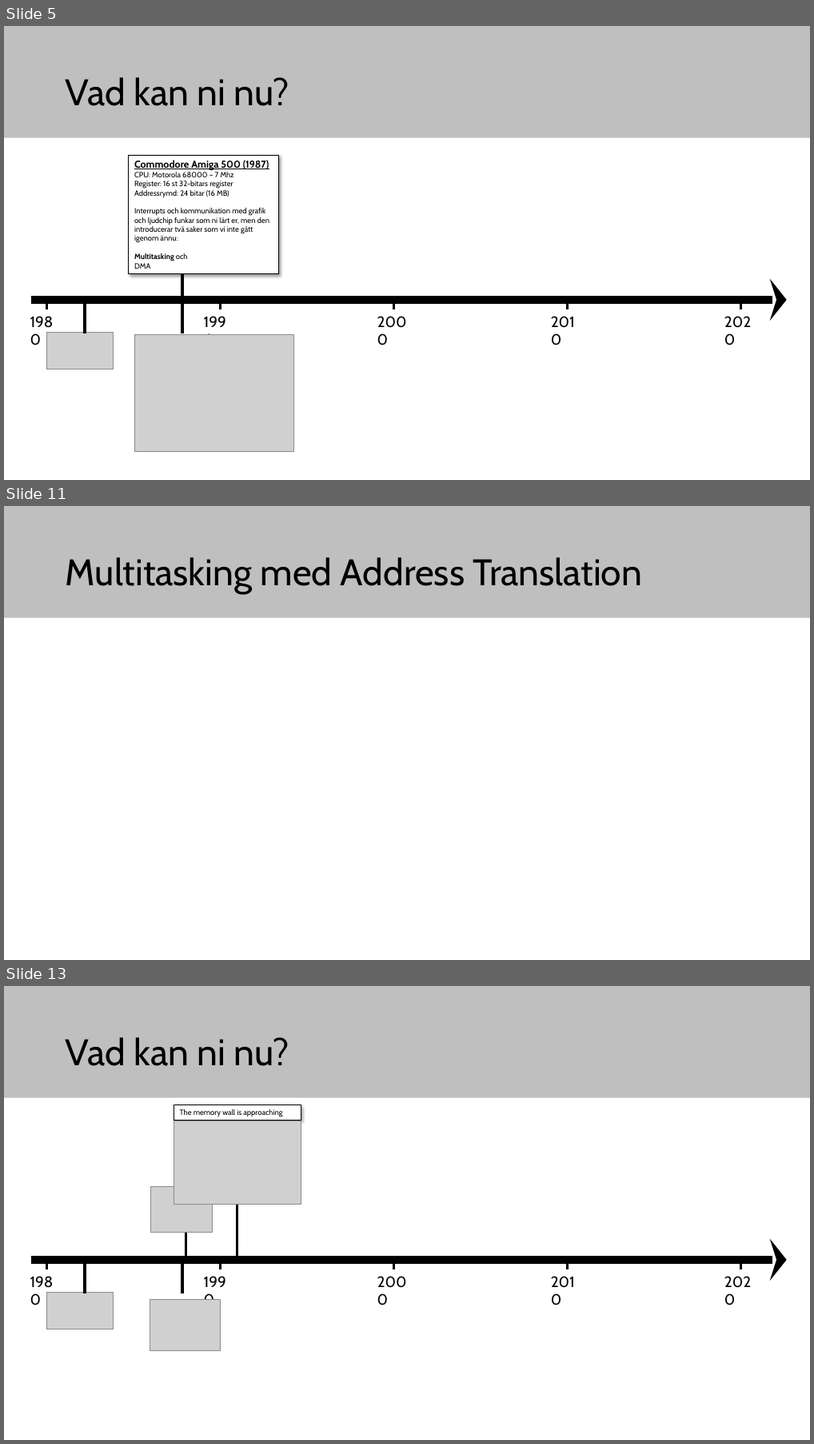
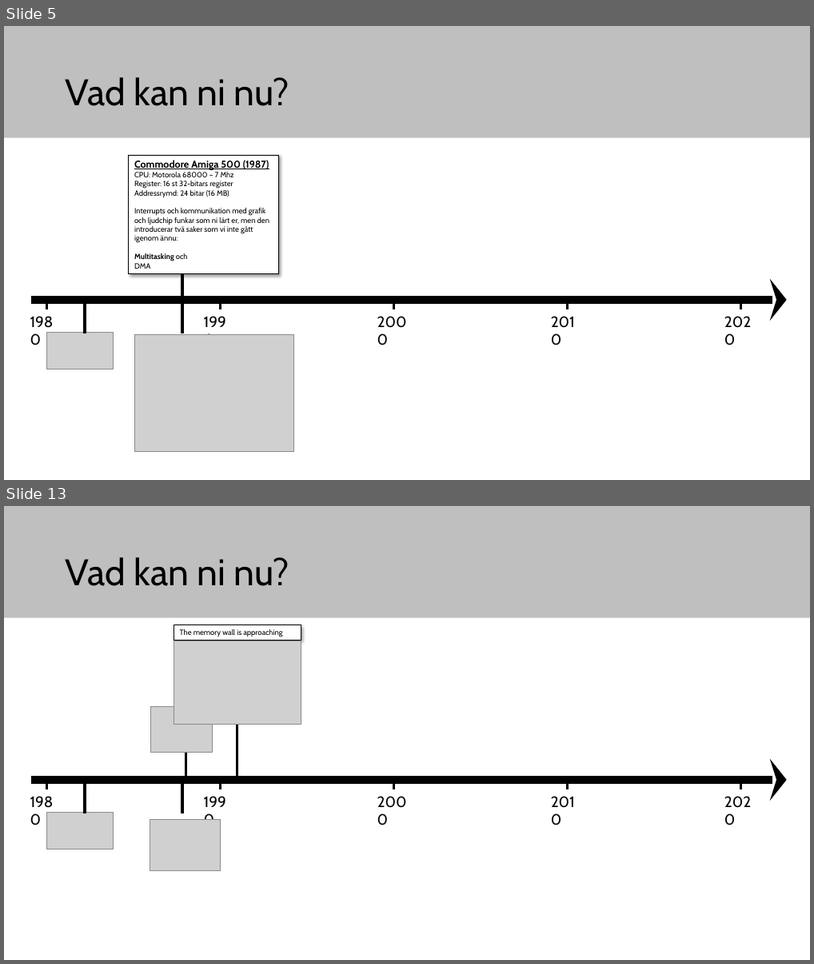
Before and after one commit to elias-at-chalmers/mop-lecture_notes-mirror, a slide deck: slides/lecture12_future_and_wrapup.pptx. Shown one above the other, each under a label of ours: slides 5, 11 and 13 before the commit, slides 5 and 13 after it; the slides between them are not shown. The pictures are 814x1444 and 814x964 pixels, drawn with LibreOffice and Linux fonts; fonts in the diff are those of the drawing; grey boxes stand for pictures. Boxes give left, top, right and bottom in pixels: in the first picture for what was removed or moved away, otherwise in the second. Text is boxed around its words. In the diff, an @@ line names an element or a change of style, - is before the commit and + after.

```diff
--- a/slides/lecture12_future_and_wrapup.pptx
+++ b/slides/lecture12_future_and_wrapup.pptx
@@ slide 11 removed at [4, 506, 810, 960], background #FFFFFF; not listed: 1 template element that a slide beside it also shows @@
@@ title removed at [66, 557, 642, 594] @@
-Multitasking med Address Translation
```
Also in this commit, not shown: 4 slides changed, 9 slides added, 6 other slides removed.
